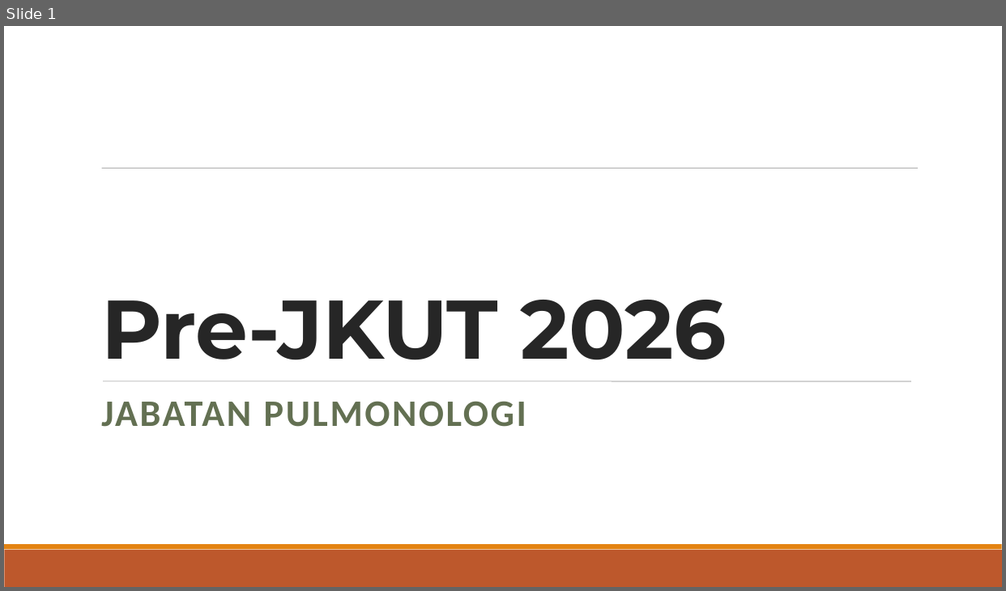
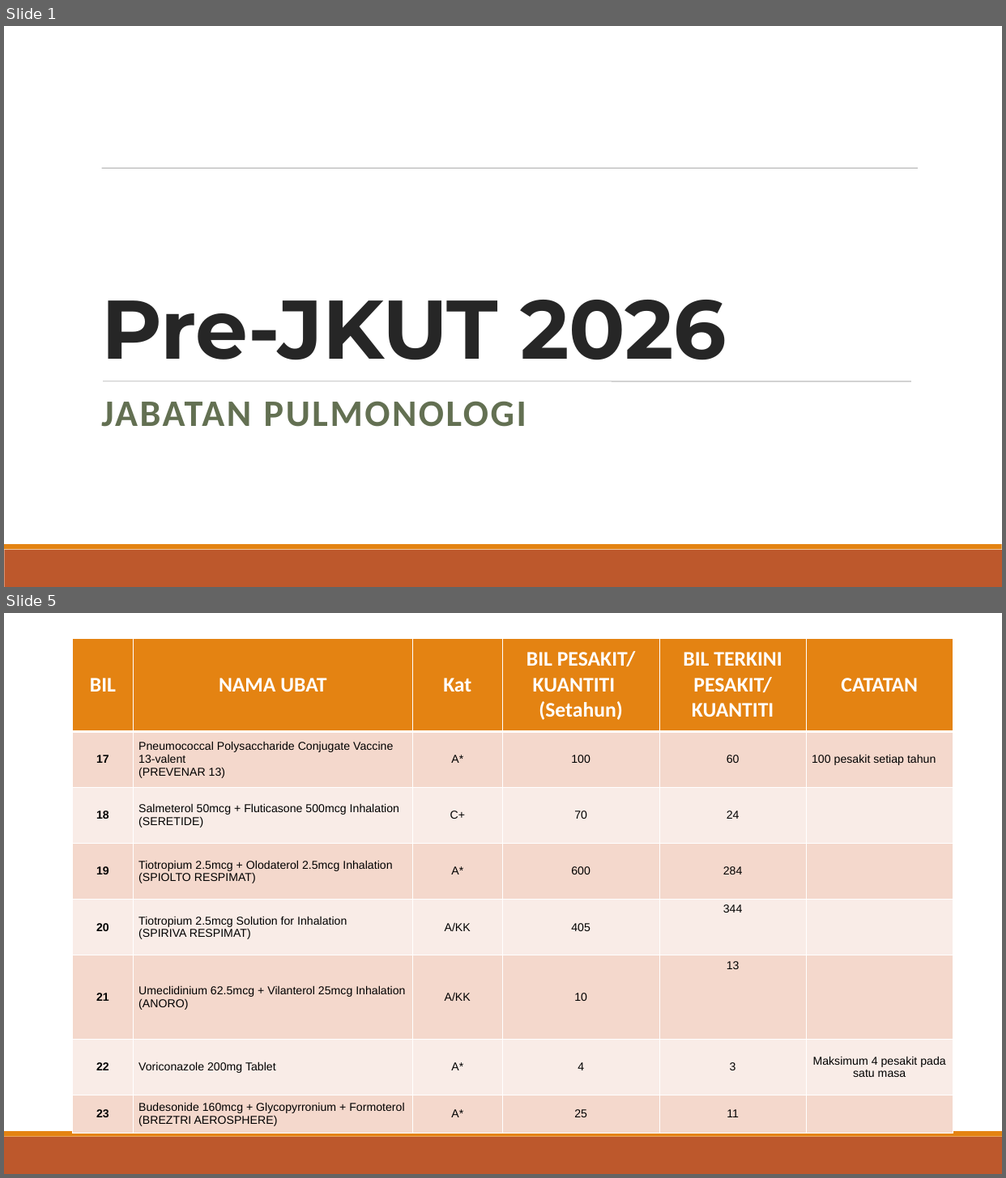
Before and after one commit to JooSzeHao/PUB-Kuota-Discussion, a slide deck: slides/Slide_Pre_JKUT_PULMONOLOGI_Feb_2026_UPDATED.pptx. Shown one above the other, each under a label of ours: slide 1 before the commit, slides 1 and 5 after it; the slides between them are not shown. The pictures are 1006x591 and 1006x1178 pixels, drawn with LibreOffice and Linux fonts; fonts in the diff are those of the drawing. Boxes give left, top, right and bottom in pixels: in the first picture for what was removed or moved away, otherwise in the second. Text is boxed around its words. In the diff, an @@ line names an element or a change of style, - is before the commit and + after.

```diff
--- a/slides/Slide_Pre_JKUT_PULMONOLOGI_Feb_2026_UPDATED.pptx
+++ b/slides/Slide_Pre_JKUT_PULMONOLOGI_Feb_2026_UPDATED.pptx
@@ slide 5 added at (x1=4, y1=613, x2=1002, y2=1174), background #FFFFFF; not listed: 3 template elements that a slide beside it also shows @@
@@ table added at (x1=73, y1=638, x2=953, y2=1134), 8 rows, 6 columns @@
+BIL | NAMA UBAT | Kat | BIL PESAKIT/ KUANTITI (Setahun) | BIL TERKINI PESAKIT/ KUANTITI | CATATAN
+17 | Pneumococcal Polysaccharide Conjugate Vaccine 13-valent / (PREVENAR 13) | A* | 100 | 60 | 100 pesakit setiap tahun
+18 | Salmeterol 50mcg + Fluticasone 500mcg Inhalation / (SERETIDE) | C+ | 70 | 24 | 
+19 | Tiotropium 2.5mcg + Olodaterol 2.5mcg Inhalation / (SPIOLTO RESPIMAT) | A* | 600 | 284 | 
+20 | Tiotropium 2.5mcg Solution for Inhalation / (SPIRIVA RESPIMAT) | A/KK | 405 | 344 | 
+21 | Umeclidinium 62.5mcg + Vilanterol 25mcg Inhalation / (ANORO) | A/KK | 10 | 13 | 
+22 | Voriconazole 200mg Tablet | A* | 4 | 3 | Maksimum 4 pesakit pada satu masa
+23 | Budesonide 160mcg + Glycopyrronium + Formoterol / (BREZTRI AEROSPHERE) | A* | 25 | 11 | 
```
Also in this commit, not shown: 5 slides changed, 3 slides removed.
